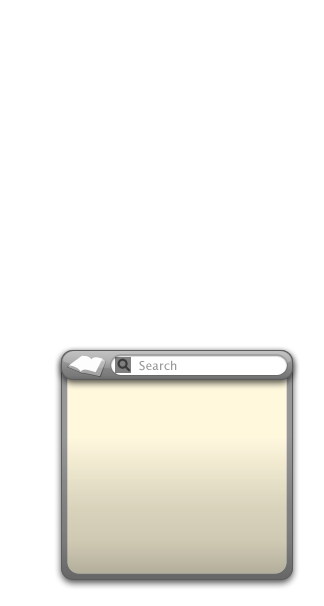
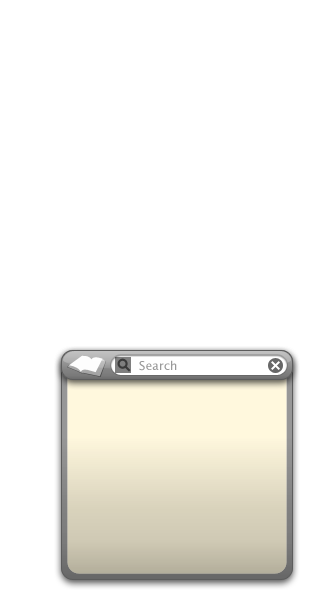
Layer changes from the first 324 × 606 image to the second:
added layer "Color Fill 7 copy" in group "Input" over 268, 358, 283, 373
added layer "Color Fill 7" in group "Input" over 271, 361, 280, 370
added layer "cancel button" (36%) in group "Input" over 268, 358, 283, 373
